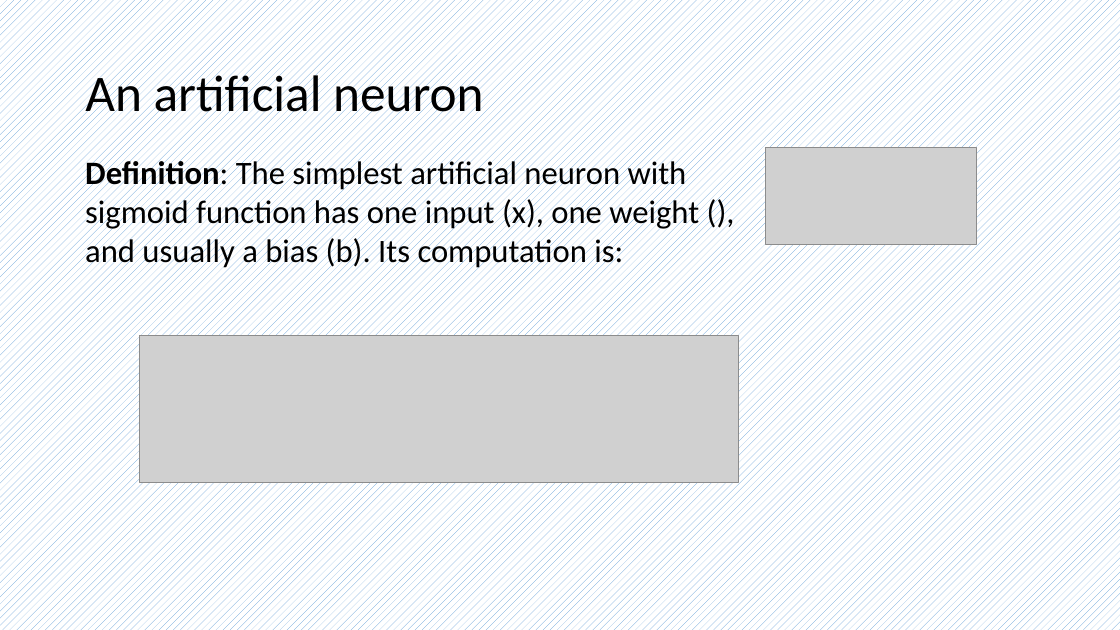
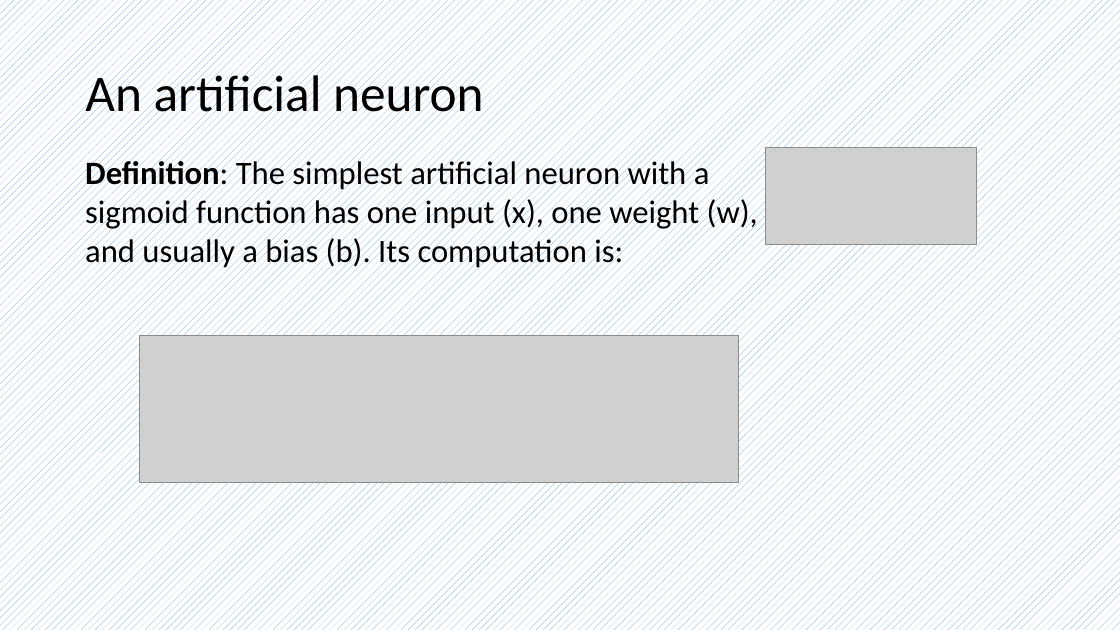
Before and after one commit to frankwxu/AI4DigitalForensics, a slide deck: slide 2 of lectures/06_universal_approximation_theorem/Universal_approximation_theorem.pptx. Drawn at 1120x630 pixels with LibreOffice and Linux fonts; fonts in the diff are those of the drawing; grey boxes stand for pictures; background and template pictures are left out. Boxes give left, top, right and bottom in pixels: in the first picture for what was removed or moved away, otherwise in the second. Text is boxed around its words. In the diff, an @@ line names an element or a change of style, - is before the commit and + after.

Commit message:
add lecture 13

```diff
--- a/lectures/06_universal_approximation_theorem/Universal_approximation_theorem.pptx
+++ b/lectures/06_universal_approximation_theorem/Universal_approximation_theorem.pptx
@@ text at [85, 157, 758, 271]: text changed @@
-Definition: The simplest artificial neuron with sigmoid function has one input (x), one weight (), and usually a bias (b). Its computation is:
+Definition: The simplest artificial neuron with a sigmoid function has one input (x), one weight (w), and usually a bias (b). Its computation is:
```
Also in this commit, not shown: 2 slides added, 9 other files.
